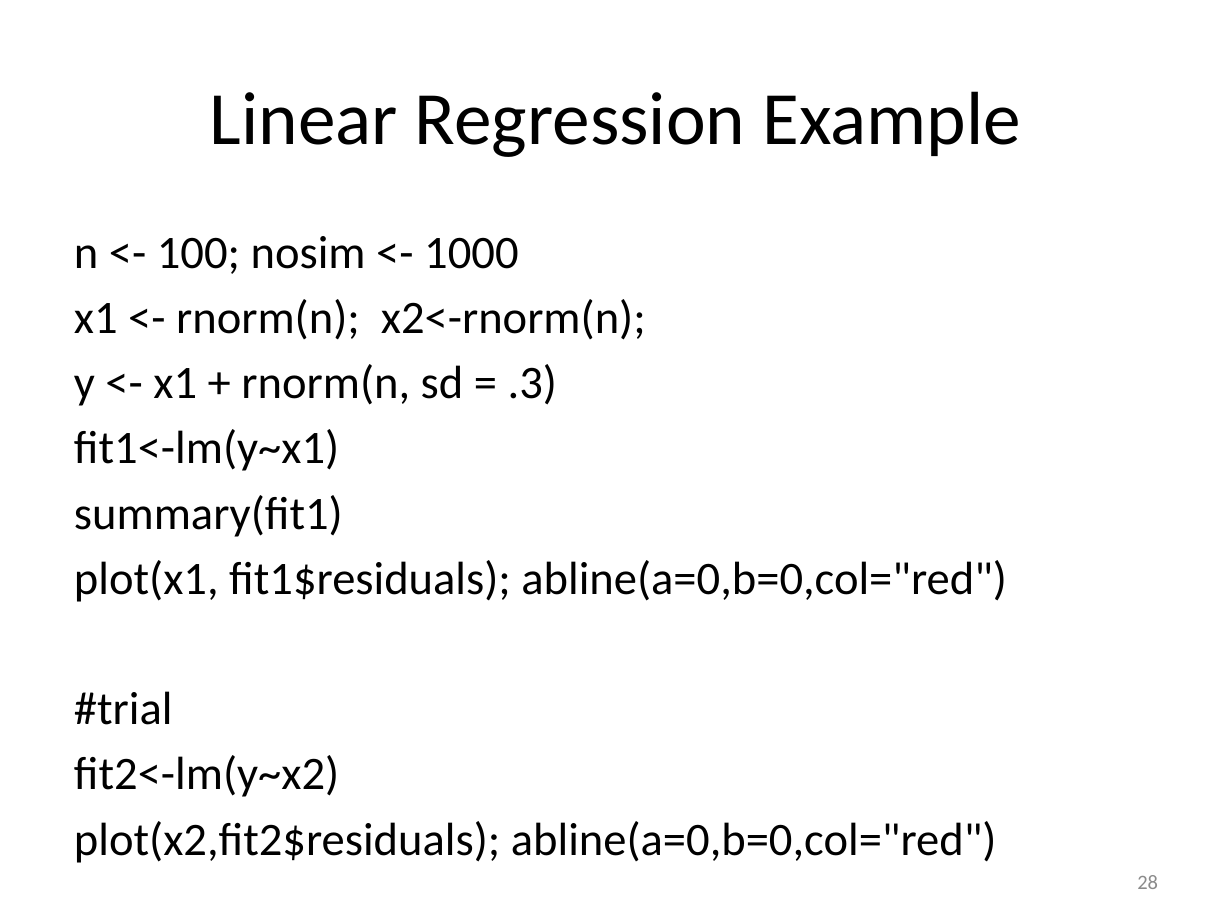
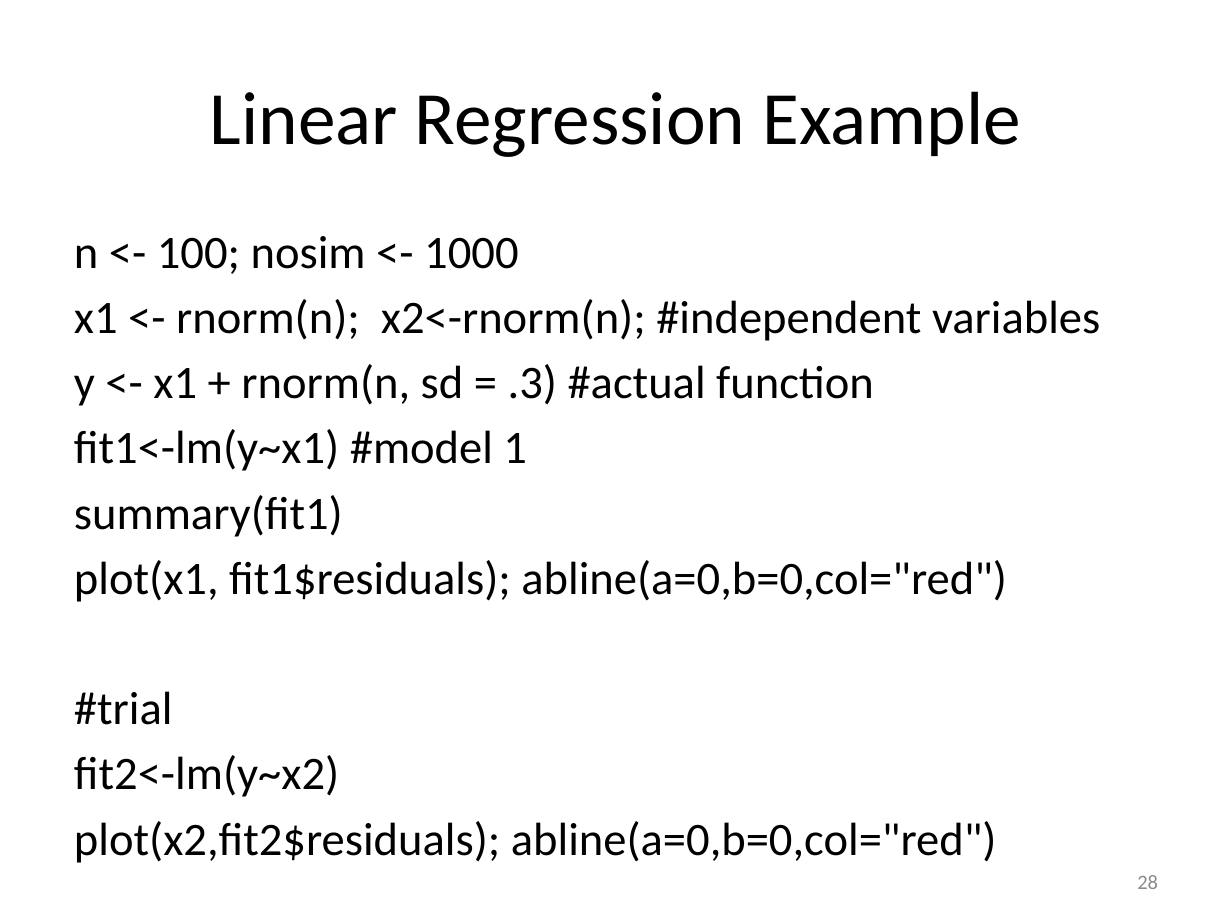
Before and after one commit to EngPeterAtef/Big-Data-Labs, a slide deck: slide 28 of Lab 5 - Predictive Analysis II/Linear Regression.pptx. Drawn at 1232x924 pixels with LibreOffice and Linux fonts; fonts in the diff are those of the drawing. Boxes give left, top, right and bottom in pixels: in the first picture for what was removed or moved away, otherwise in the second. Text is boxed around its words. In the diff, an @@ line names an element or a change of style, - is before the commit and + after.

Commit message:
Update linear and logistic regression analysis
This commit introduces several enhancements and fixes to both linear and logistic regression analysis scripts and reports. Key changes include the correction of standard deviation terminology, detailed exploration of data points' distribution with varying standard deviations, and comprehensive analysis of linear model coefficients. Additionally, the logistic regression script now includes a set-up for the working directory, improved data exploration, and predictive analysis with ROC curve plotting. The reports have been updated to reflect these changes, providing clearer insights into the predictive models' performance and outcomes.

- Standard deviation terminology corrected from 'sd' to 'std'
- Detailed analysis of data points distribution with varying std
- Comprehensive exploration of linear model coefficients
- Logistic regression script now sets the working directory
- Improved data exploration and predictive analysis in logistic regression
- ROC curve plotting added to logistic regression script
- Reports updated to reflect changes and provide clearer insights

```diff
--- a/Lab 5 - Predictive Analysis II/Linear Regression.pptx
+++ b/Lab 5 - Predictive Analysis II/Linear Regression.pptx
@@ text at (x1=74, y1=299, x2=1100, y2=471): text changed @@
-x1 <- rnorm(n); x2<-rnorm(n);
-y <- x1 + rnorm(n, sd = .3)
-fit1<-lm(y~x1)
+x1 <- rnorm(n); x2<-rnorm(n); #independent variables
+y <- x1 + rnorm(n, sd = .3) #actual function
+fit1<-lm(y~x1) #model 1
```
Also in this commit, not shown: 16 other slides changed, 4 other files.
